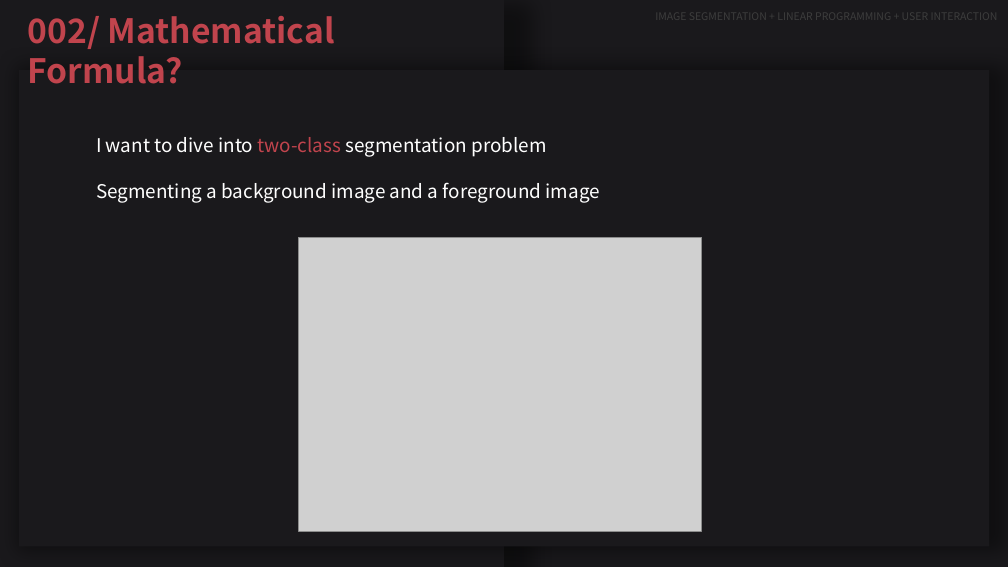
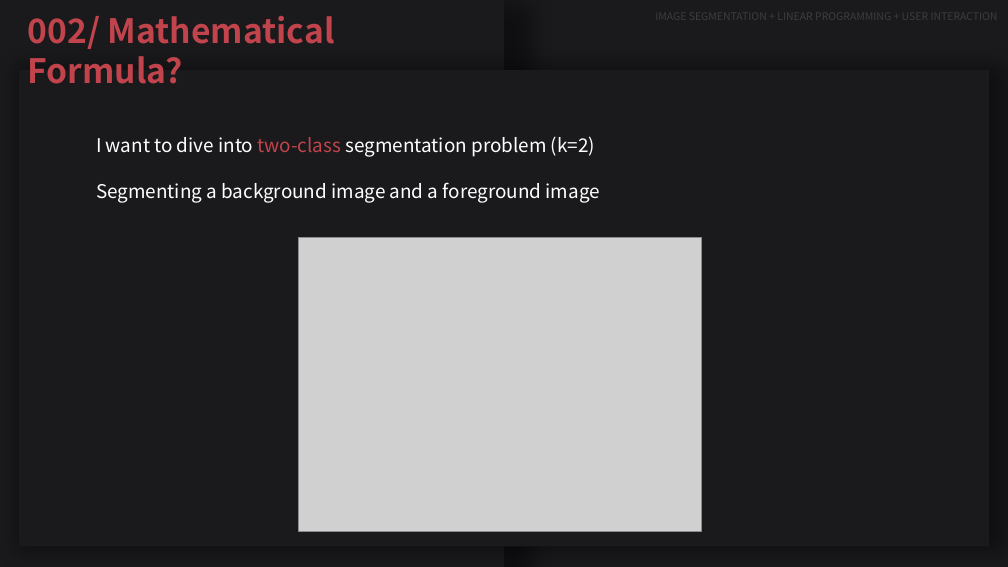
Before and after one commit to JeeheonKim/interactive-color-segmentation-with-linear-programming, a slide deck: slide 12 of comp3807.pptx (slide 10 before the commit). Drawn at 1008x567 pixels with LibreOffice and Linux fonts; fonts in the diff are those of the drawing; grey boxes stand for pictures. Boxes give left, top, right and bottom in pixels: in the first picture for what was removed or moved away, otherwise in the second. Text is boxed around its words. In the diff, an @@ line names an element or a change of style, - is before the commit and + after.

```diff
--- a/comp3807.pptx
+++ b/comp3807.pptx
@@ text at [96, 136, 595, 157]: text changed @@
-I want to dive into two-class segmentation problem
+I want to dive into two-class segmentation problem (k=2)
```
Also in this commit, not shown: 7 other slides changed, 4 slides added, 3 other files.
